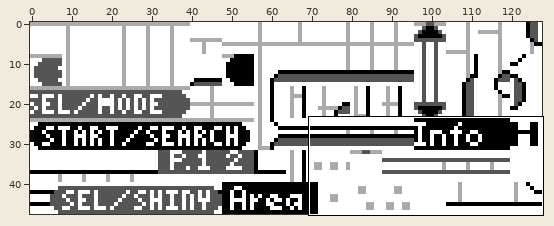
Sprite sheet -- gfx/pokedex/pokedex.png. Above: a wide view before the commit, with the close-up outlined.
Close-up. Old version:
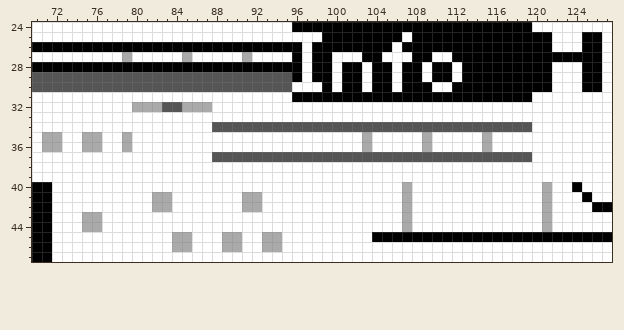
The file is 128x48 pixels. Shown: x 70..127, y 24..47.
Once edited:
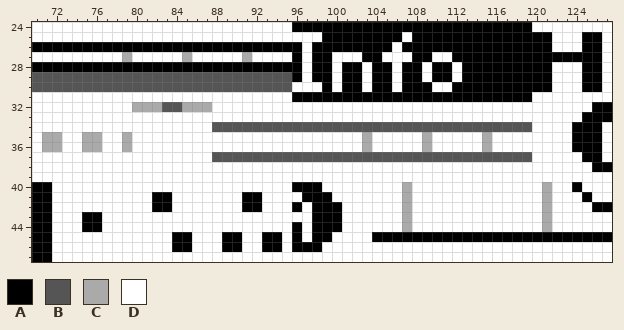
Palette (. is transparent): A #000000  B #555555  C #aaaaaa  D #ffffff
The exact change:
y 32: x 126..127 DD -> AA
y 33: x 125..127 DDD -> AAA
y 34..36: x 124..126 DDD -> AAA
y 37: x 125..126 DD -> AA
y 38: x 126..127 DD -> AA
y 40: x 96..98 DDD -> AAA
y 41: x 82..83 CC -> AA; x 91..92 CC -> AA; x 97..99 DDD -> AAA
y 42: x 82..83 CC -> AA; x 91..92 CC -> AA; x 96 D -> A; x 98..100 DDD -> AAA
y 43: x 75..76 CC -> AA; x 98..100 DDD -> AAA
y 44: x 75..76 CC -> AA; x 96 D -> A; x 98..100 DDD -> AAA
y 45: x 84..85 CC -> AA; x 89..90 CC -> AA; x 93..94 CC -> AA; x 96 D -> A; x 98..99 DD -> AA
y 46: x 84..85 CC -> AA; x 89..90 CC -> AA; x 93..94 CC -> AA; x 96..98 DDD -> AAA
